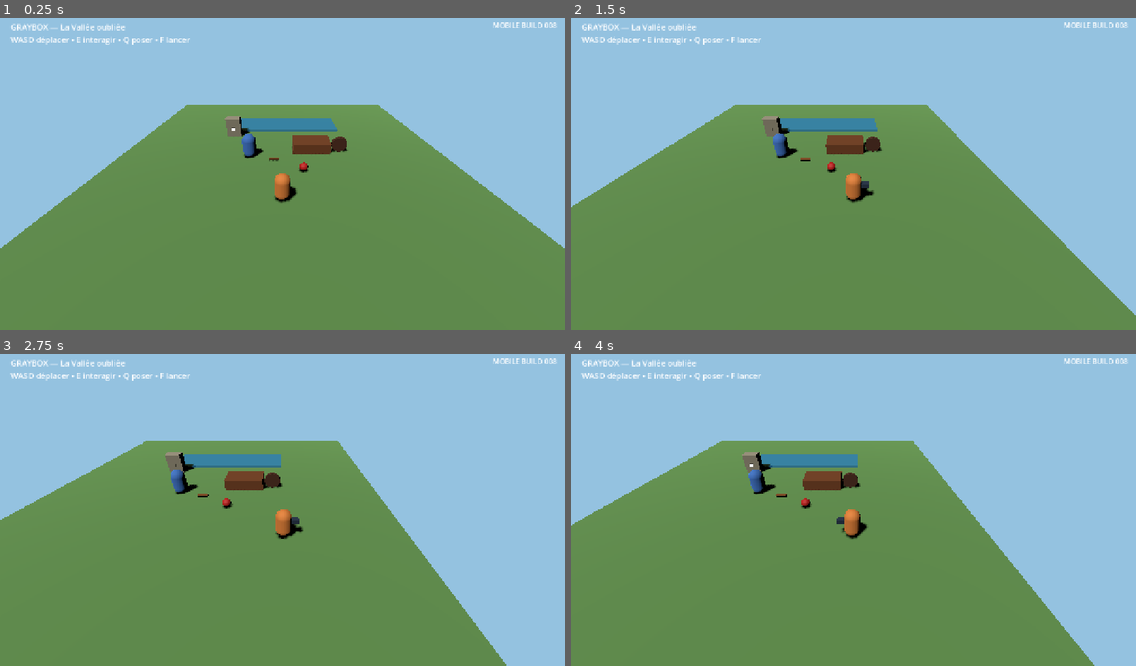
Above: before the commit, frames 1-4 (two rows, left to right).
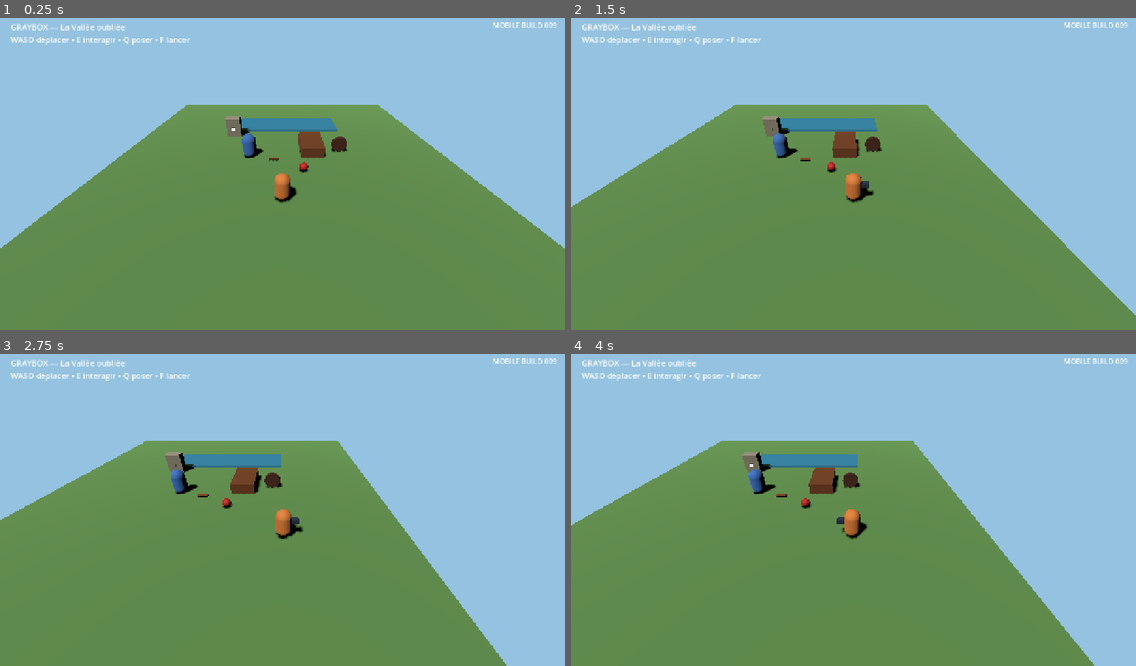
Above: after the commit, the same moments.

Repository: u2987920406-rgb/Grimoire
Game: Godot game, scene res://adventures/forgotten_valley/scenes/bootstrap.tscn
Two runs of this game, one before a commit and one after it. Both use one fixed random seed, a clock stepped at 60 frames per second and the inputs below.
Inputs (mouse positions are in pixels of both pictures, inside the frame that each line leads up to):
- Up to frame 1 (0.25 s): no input
- Up to frame 2 (1.5 s): move the mouse to (977, 155) at 0.52 s; hold D (move_right) 0.53-1.25 s; hold Q (drop_object) 0.53-1.25 s; click (977, 155) at 0.67 s; drag from (740, 186) to (825, 233) at 1.27 s
- Up to frame 3 (2.75 s): tap Enter at 2 s; move the mouse to (339, 438) at 2.02 s; hold D (move_right) from 2.03 s (still down); hold F (throw_object) from 2.03 s (still down)
- Up to frame 4 (4 s): release D (move_right) at 2.75 s; release F (throw_object) at 2.75 s; drag from (825, 569) to (684, 460) at 2.77 s; tap Space at 3.5 s; move the mouse to (1023, 553) at 3.52 s; hold A (move_left) from 3.53 s (still down); hold E (interact) from 3.53 s (still down)

The runs differ from the first frame. In frame 1, 0.3% of the frame differs, in the area x 51-99%, y 2-46%; in frame 2, 0.3%; in frame 3, 0.3%; in frame 4, 0.3%, in the area x 41-99%, y 2-46%.

Commit message:
fix(physics): align cart body with wheel travel direction

Diff:
--- a/adventures/forgotten_valley/scenes/bootstrap.tscn
+++ b/adventures/forgotten_valley/scenes/bootstrap.tscn
@@ -106,7 +106,7 @@
 roughness = 0.95
 
 [sub_resource type="BoxMesh" id="BoxMesh_cart"]
-size = Vector3(2.8, 0.8, 1.7)
+size = Vector3(1.7, 0.8, 2.8)
 
 [sub_resource type="BoxShape3D" id="BoxShape_cart"]
 size = Vector3(2.8, 0.8, 1.7)
@@ -352,7 +352,7 @@
 offset_top = 18.0
 offset_right = 1260.0
 offset_bottom = 54.0
-text = "MOBILE BUILD 008"
+text = "MOBILE BUILD 009"
 horizontal_alignment = 2
 theme_override_font_sizes/font_size = 16
 
